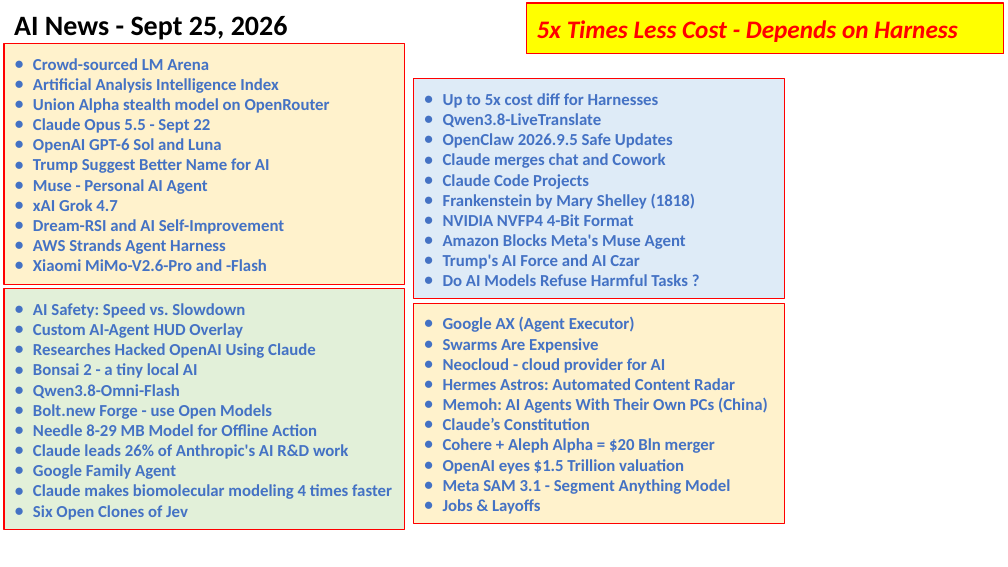
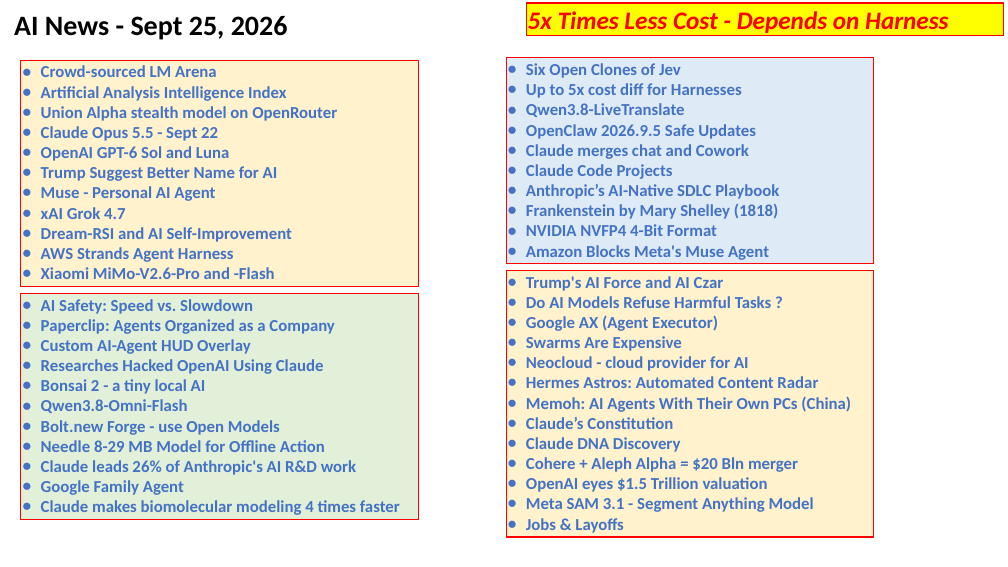
Before and after one commit to lselector/seminar, a slide deck: slide 1 of 2026/2026-09-25-AI-News.pptx. Drawn at 1008x567 pixels with LibreOffice and Linux fonts; fonts in the diff are those of the drawing. Boxes give left, top, right and bottom in pixels: in the first picture for what was removed or moved away, otherwise in the second. Text is boxed around its words. In the diff, an @@ line names an element or a change of style, - is before the commit and + after.

```diff
--- a/2026/2026-09-25-AI-News.pptx
+++ b/2026/2026-09-25-AI-News.pptx
@@ rectangle "5x Times Less Cost - ...": place and size @@
-rectangle "5x Times Less Cost - ..." at (527, 3, 1004, 53)
+rectangle "5x Times Less Cost - ..." at (527, 3, 1004, 35)
@@ rectangle "Six Open Clones of Jev": place and size @@
-rectangle "Six Open Clones of Jev" at (413, 79, 784, 299)
+rectangle "Six Open Clones of Jev" at (506, 57, 874, 263)
@@ rectangle "Crowd-sourced LM Arena": place and size @@
-rectangle "Crowd-sourced LM Arena" at (4, 43, 404, 284)
+rectangle "Crowd-sourced LM Arena" at (21, 60, 418, 286)
@@ text in rectangle at (526, 63, 681, 78): paragraph added @@
+● Six Open Clones of Jev
@@ text in rectangle at (526, 184, 779, 199): paragraph added @@
+● Anthropic’s AI-Native SDLC Playbook
@@ text in rectangle at (443, 254, 688, 286): paragraphs removed @@
-● Trump's AI Force and AI Czar
-● Do AI Models Refuse Harmful Tasks ?
@@ rectangle "AI Safety: Speed vs. Slowdown": place and size @@
-rectangle "AI Safety: Speed vs. Slowdown" at (4, 288, 404, 529)
+rectangle "AI Safety: Speed vs. Slowdown" at (21, 293, 418, 519)
@@ rectangle "Trump's AI Force and AI ...": place and size @@
-rectangle "Trump's AI Force and AI ..." at (413, 303, 784, 524)
+rectangle "Trump's AI Force and AI ..." at (506, 270, 874, 537)
@@ text in rectangle at (526, 276, 772, 308): paragraphs added @@
+● Trump's AI Force and AI Czar
+● Do AI Models Refuse Harmful Tasks ?
@@ text in rectangle at (41, 319, 334, 334): paragraph added @@
+● Paperclip: Agents Organized as a Company
@@ text in rectangle at (526, 437, 680, 452): paragraph added @@
+● Claude DNA Discovery
@@ text in rectangle at (33, 505, 188, 520): paragraph removed @@
-● Six Open Clones of Jev
```
Also in this commit, not shown: 3 other slides changed, 9 slides added.
